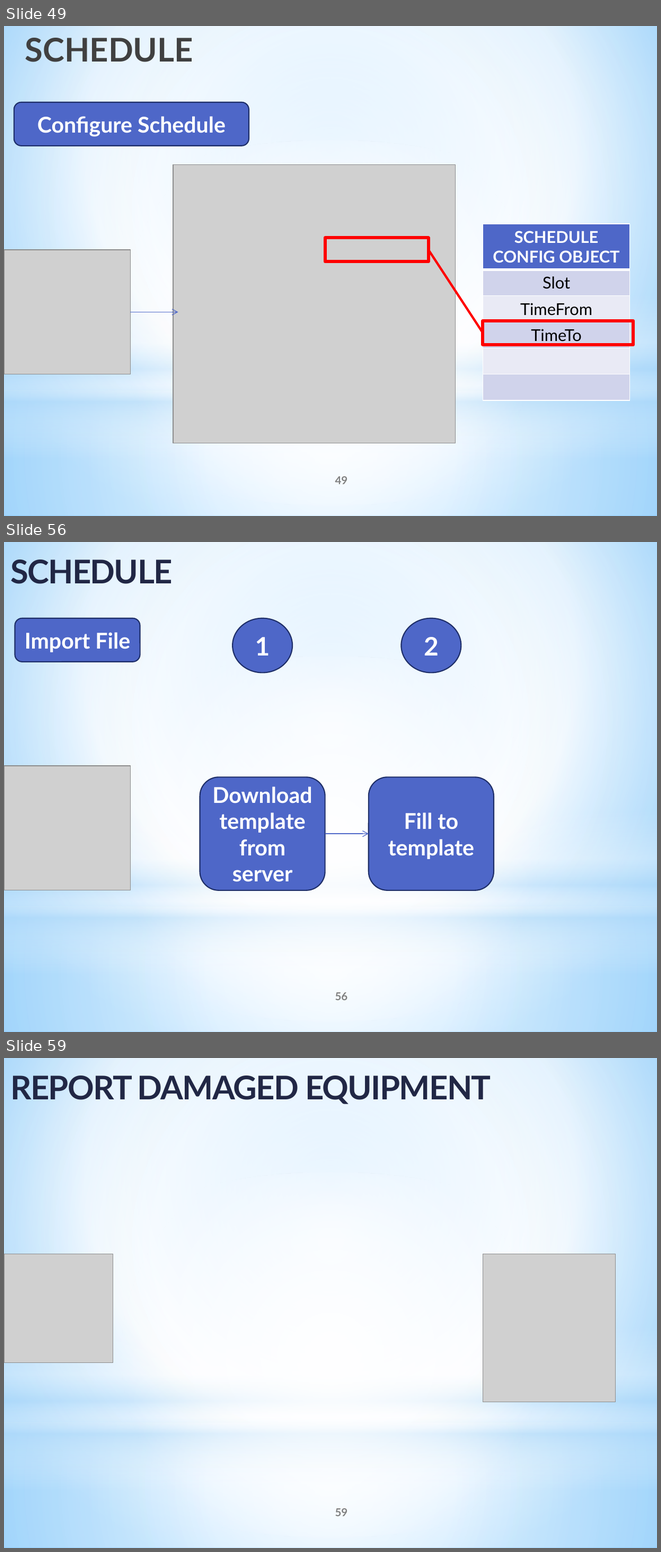
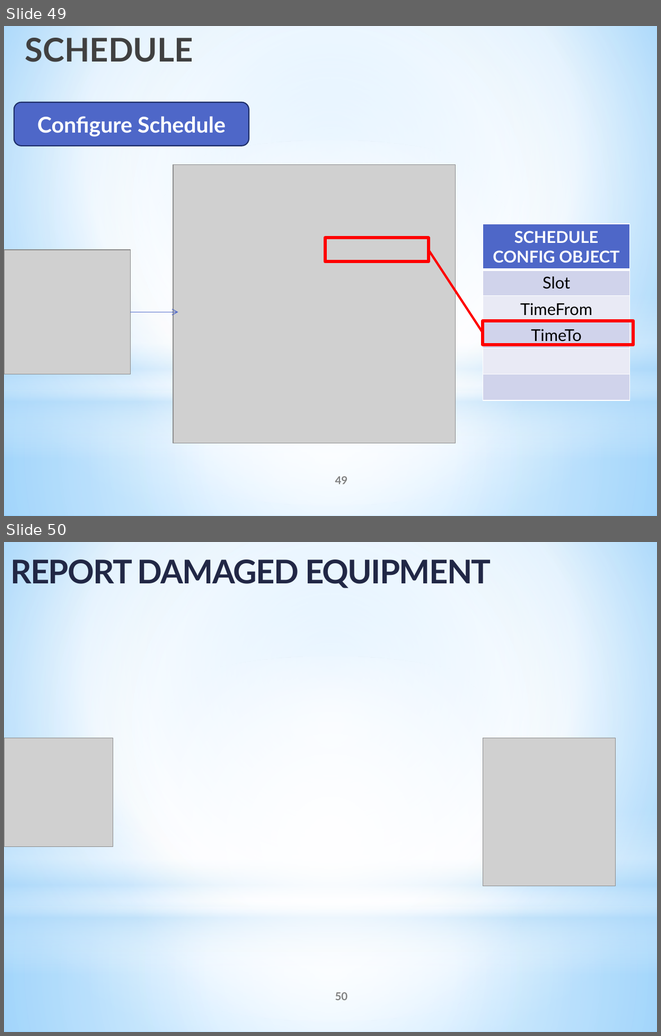
Before and after one commit to tranquang9a1/ECRM, a slide deck: Document/ECRM-Presentation v5.pptx. Shown one above the other, each under a label of ours: slides 49, 56 and 59 before the commit, slides 49 and 50 after it; the slides between them are not shown. The pictures are 661x1552 and 661x1036 pixels, drawn with LibreOffice and Linux fonts; fonts in the diff are those of the drawing; grey boxes stand for pictures. Boxes give left, top, right and bottom in pixels: in the first picture for what was removed or moved away, otherwise in the second. Text is boxed around its words. In the diff, an @@ line names an element or a change of style, - is before the commit and + after.

Commit message:
Remove slide schedule

```diff
--- a/Document/ECRM-Presentation v5.pptx
+++ b/Document/ECRM-Presentation v5.pptx
@@ slide 56 removed at <box>4,542,657,1032</box>, background gradient #9ED5FF to #FFFFFF to #5BB9FF; not listed: 4 template elements that a slide beside it also shows @@
@@ text removed at <box>10,559,172,584</box> @@
-SCHEDULE
@@ rounded rectangle removed at <box>15,618,140,662</box> @@
-Import File
@@ ellipse removed at <box>232,618,293,672</box> @@
-1
@@ ellipse removed at <box>401,618,461,672</box> @@
-2
@@ picture removed at <box>4,766,130,891</box> @@
@@ rounded rectangle removed at <box>200,777,325,890</box> @@
-Download template from server
@@ rounded rectangle removed at <box>368,777,494,890</box> @@
-Fill to template
@@ arrow removed from (325, 834) to (368, 834) @@
@@ page number removed at <box>335,992,348,1000</box> @@
-56
@@ what was slide 59 is now slide 50 @@
@@ page number at <box>335,992,348,1000</box>: text changed @@
-59
+50
```
Also in this commit, not shown: 8 slides changed, 8 other slides removed.
